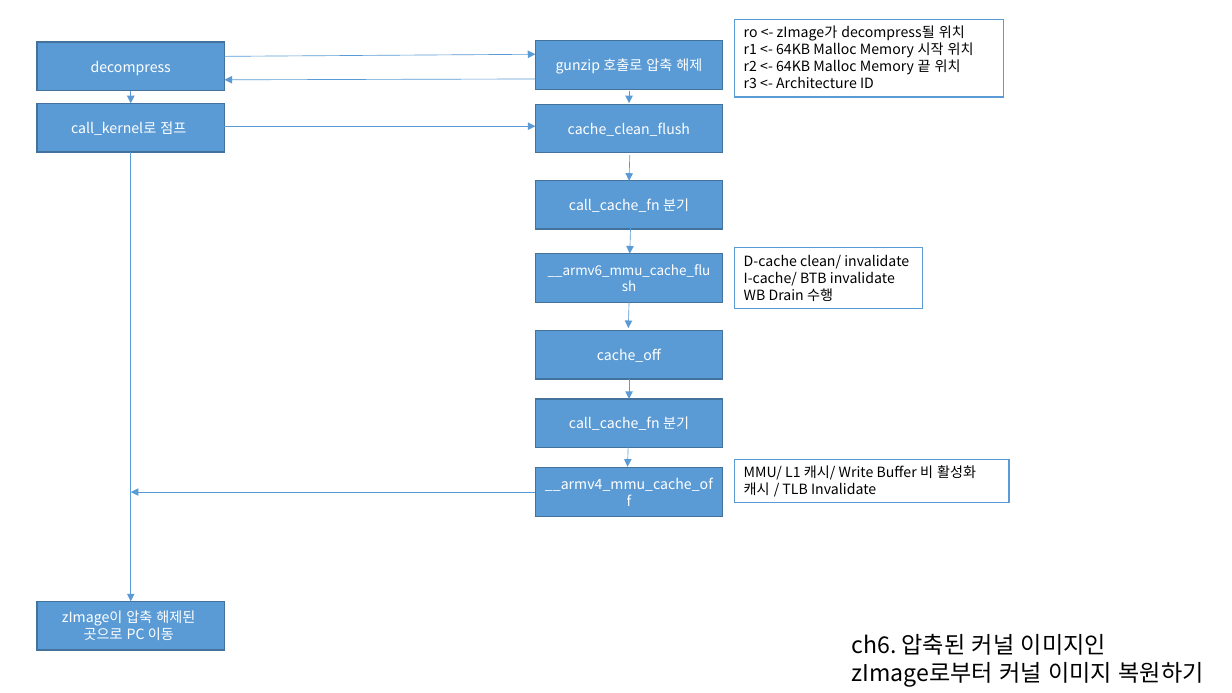
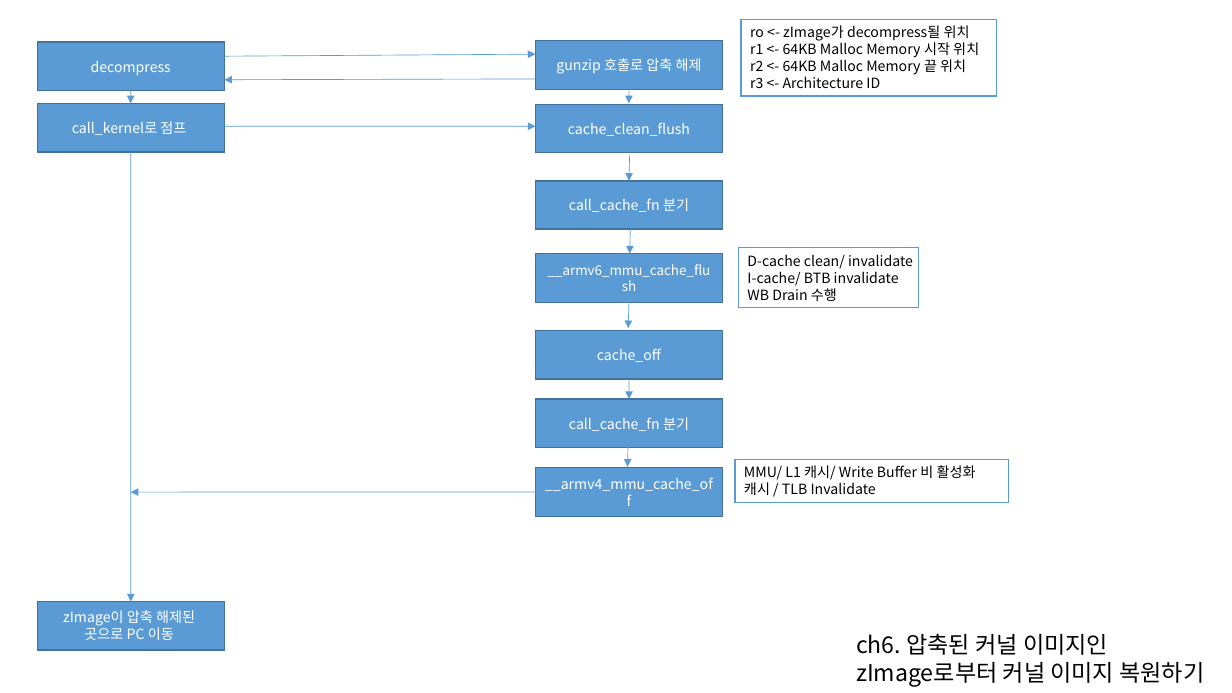
Before and after one commit to cocojk/major, a slide deck: slide 2 of linux/프레젠테이션1.pptx. Drawn at 1232x693 pixels with LibreOffice and Linux fonts; fonts in the diff are those of the drawing. Boxes give left, top, right and bottom in pixels: in the first picture for what was removed or moved away, otherwise in the second. Text is boxed around its words. In the diff, an @@ line names an element or a change of style, - is before the commit and + after.

```diff
--- a/linux/프레젠테이션1.pptx
+++ b/linux/프레젠테이션1.pptx
@@ outline #5B9BD5 1 pt to #5B9BD5 0.99 pt in 3 elements at box(735, 459, 1008, 502), box(738, 248, 919, 308), box(741, 19, 997, 96) @@
@@ rectangle "ro <- zImage가 decompress될 위치": place and size @@
-rectangle "ro <- zImage가 decompress될 위치" at box(735, 19, 1004, 97)
+rectangle "ro <- zImage가 decompress될 위치" at box(741, 19, 997, 96)
@@ arrow (225, 56) - (535, 55): stroke #5B9BD5 0.5 pt to #5B9BD5 0.51 pt @@
@@ outline #43739E 1 pt to #43729D 0.99 pt in 4 elements at box(37, 104, 225, 152), box(37, 602, 225, 651), box(535, 104, 723, 152), box(535, 41, 723, 90) @@
@@ arrow (535, 79) - (225, 79): stroke #5B9BD5 0.5 pt to #5B9BD5 0.51 pt @@
@@ arrow (629, 91) - (629, 104): stroke #5B9BD5 0.5 pt to #5B9BD5 0.51 pt @@
@@ arrow (225, 127) - (535, 127): stroke #5B9BD5 0.5 pt to #5B9BD5 0.51 pt @@
@@ arrow (131, 152) - (131, 602): stroke #5B9BD5 0.5 pt to #5B9BD5 0.51 pt @@
@@ arrow (629, 155) - (629, 181): stroke #5B9BD5 0.5 pt to #5B9BD5 0.51 pt @@
@@ arrow (630, 228) - (630, 253): stroke #5B9BD5 0.5 pt to #5B9BD5 0.51 pt @@
@@ arrow (629, 302) - (628, 328): stroke #5B9BD5 0.5 pt to #5B9BD5 0.51 pt @@
@@ arrow (629, 379) - (629, 399): stroke #5B9BD5 0.5 pt to #5B9BD5 0.51 pt @@
@@ arrow (628, 441) - (628, 467): stroke #5B9BD5 0.5 pt to #5B9BD5 0.51 pt @@
@@ arrow (535, 493) - (130, 493): stroke #5B9BD5 0.5 pt to #5B9BD5 0.51 pt @@
@@ text "ch6. 압축된 커널 이미지인" rewrapped from box(851, 633, 1204, 686) to box(856, 633, 1204, 686) @@
```
Also in this commit, not shown: 2 other slides changed, 2 slides added, 1 slide removed, 18 other files.
